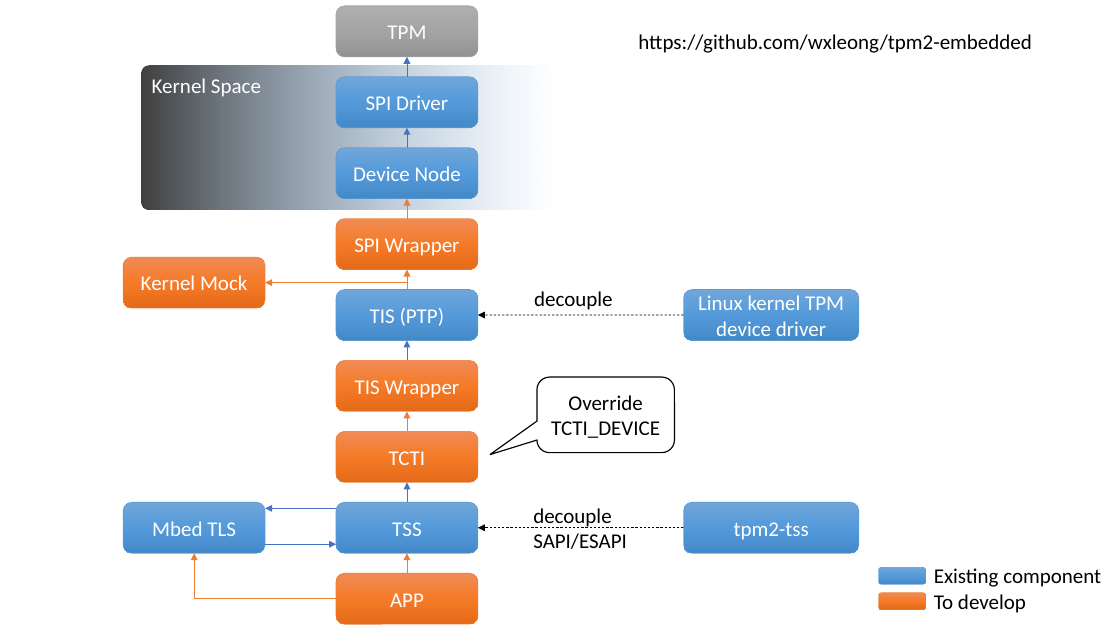
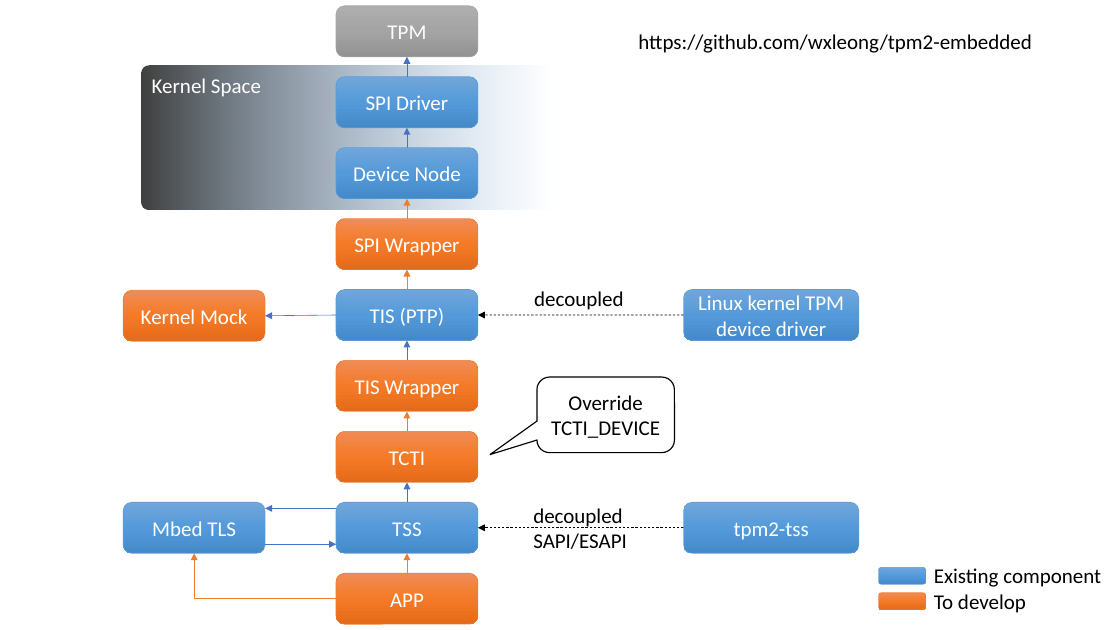
Before and after one commit to wxleong/tpm2-embedded, a slide deck: slide 3 of docs/architecture.pptx. Drawn at 1120x630 pixels with LibreOffice and Linux fonts; fonts in the diff are those of the drawing. Boxes give left, top, right and bottom in pixels: in the first picture for what was removed or moved away, otherwise in the second. Text is boxed around its words. In the diff, an @@ line names an element or a change of style, - is before the commit and + after.

```diff
--- a/docs/architecture.pptx
+++ b/docs/architecture.pptx
@@ rounded rectangle "Kernel Mock": place and size @@
-rounded rectangle "Kernel Mock" at box(124, 257, 266, 308)
+rounded rectangle "Kernel Mock" at box(124, 291, 266, 342)
@@ elbow arrow removed from (408, 290) to (266, 282) @@
@@ text at box(534, 291, 624, 310): text changed @@
-decouple
+decoupled
@@ arrow added from (336, 315) to (266, 316), #4472C4 0.5 pt @@
@@ text at box(533, 508, 623, 528): text changed @@
-decouple
+decoupled
```
Also in this commit, not shown: 1 other slide changed.
